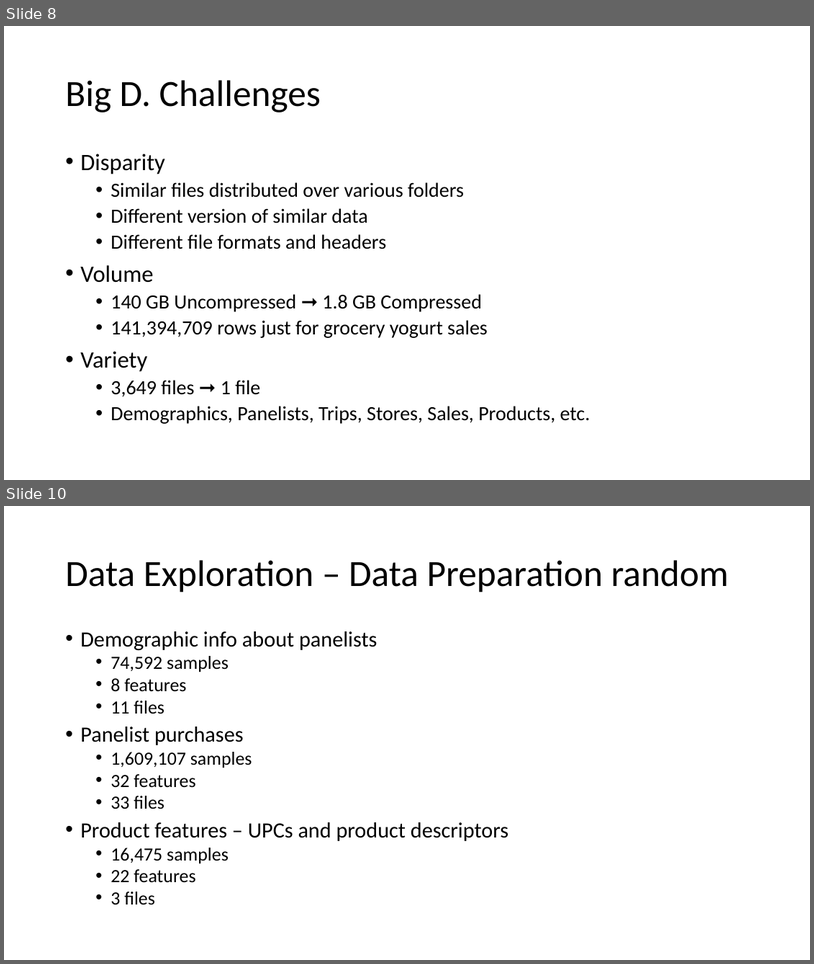
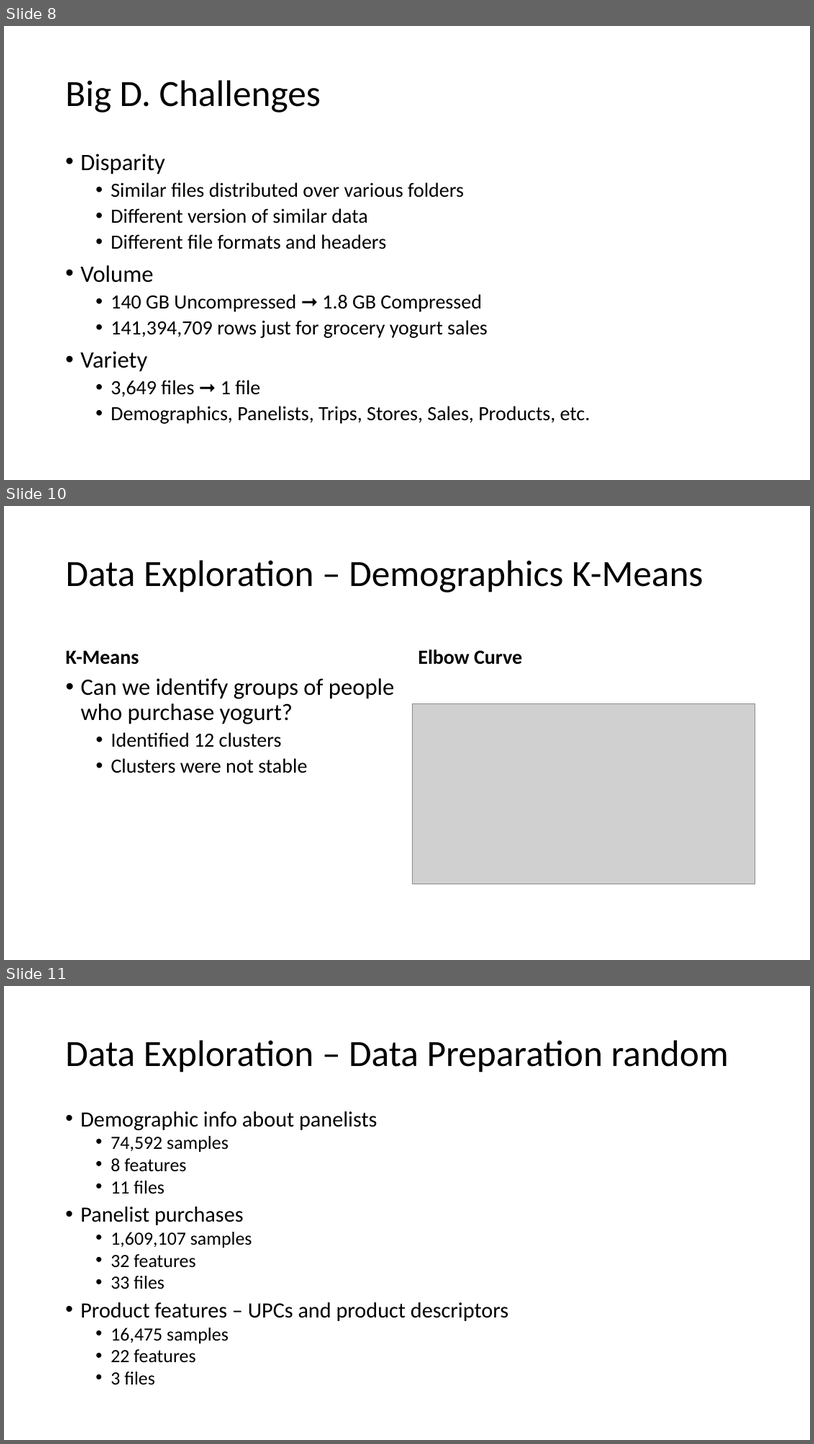
Before and after one commit to mGalarnyk/Machine_Learning_Froyo, a slide deck: Current_Powerpoint/Froyo_v2.pptx. Shown one above the other, each under a label of ours: slides 8 and 10 before the commit, slides 8, 10 and 11 after it; the slides between them are not shown. The pictures are 814x964 and 814x1444 pixels, drawn with LibreOffice and Linux fonts; fonts in the diff are those of the drawing; grey boxes stand for pictures. Boxes give left, top, right and bottom in pixels: in the first picture for what was removed or moved away, otherwise in the second. Text is boxed around its words. In the diff, an @@ line names an element or a change of style, - is before the commit and + after.

```diff
--- a/Current_Powerpoint/Froyo_v2.pptx
+++ b/Current_Powerpoint/Froyo_v2.pptx
@@ slide 10 added at [4,506,810,960], background #FFFFFF @@
@@ title added at [66,560,704,592], 44 pt, text #000000 @@
+Data Exploration – Demographics K-Means
@@ text added at [66,651,139,664], 24 pt, text #000000, bold @@
+K-Means
@@ text added at [418,649,522,664], 24 pt, text #000000, bold @@
+Elbow Curve
@@ text added at [81,678,394,773], 28 pt, text #000000 @@
+• Can we identify groups of people who purchase yogurt?
+  • Identified 12 clusters
+  • Clusters were not stable
@@ picture added at [412,703,756,883] @@
@@ what was slide 10 is now slide 11 @@
```
Also in this commit, not shown: 5 slides changed, 2 other slides added, 1 other file.
